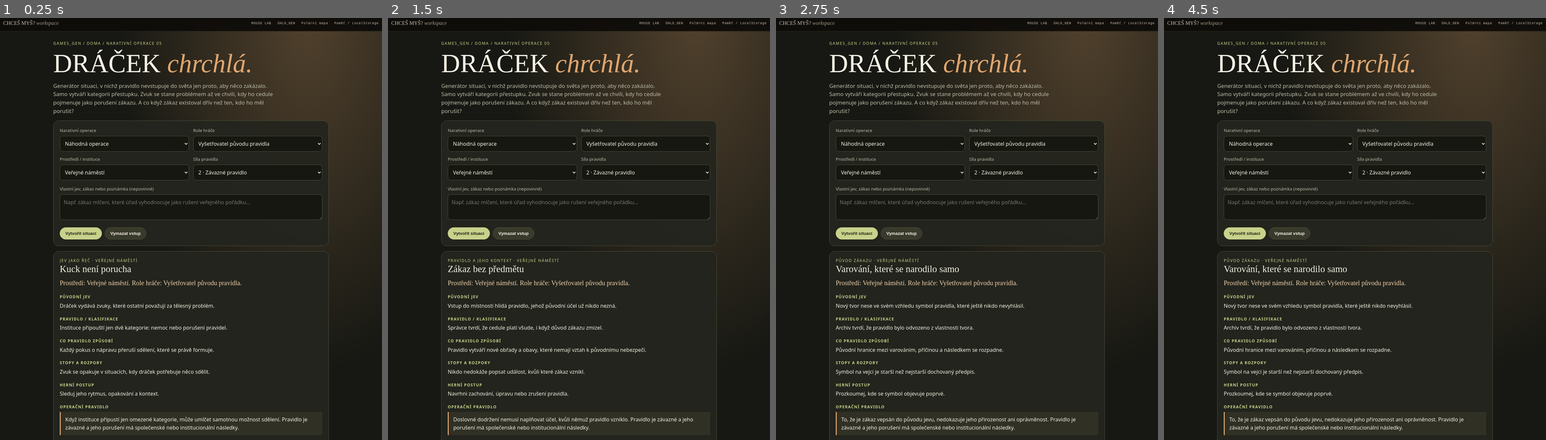
Above: before the commit, frames 1-4 (left to right).
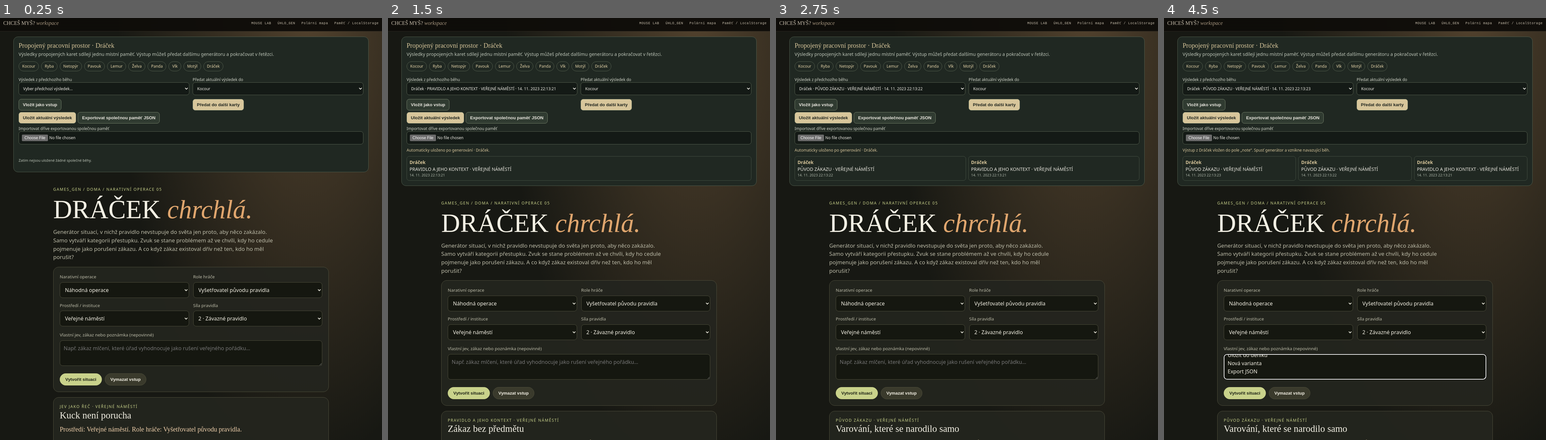
Above: after the commit, the same moments.

Repository: artmisanovak-prog/games_gen
Game: browser game, page doma/dracek/index.html
Same seed, same stepped clock (60 frames per second), same inputs: the game is played once before the commit and once after it.
Inputs (mouse positions are in pixels of both pictures, inside the frame that each line leads up to; where the layout moved, square brackets give the same spot in the first picture):
- Up to frame 1 (0.25 s): no input
- Up to frame 2 (1.5 s): click (579, 300) [579, 153] at 0.27 s; click (579, 304) [579, 157] at 1.07 s; click "Vytvořit situaci" at 1.27 s
- Up to frame 3 (2.75 s): click (913, 309) [913, 148] at 1.67 s; click (894, 119) at 1.87 s, where only the run after the commit has a clickable "Exportovat společnou paměť JS…"; click (1020, 304) [1020, 144] at 2.27 s; click "Vytvořit situaci" at 2.47 s
- Up to frame 4 (4.5 s): click (1393, 326) [1393, 165] at 2.87 s; click "Vymazat vstup" at 3.07 s; click (1290, 326) [1290, 165] at 3.47 s; click (1209, 119) at 3.67 s, where only the run after the commit has a clickable "Uložit aktuální výsledek"; click (1355, 300) [1355, 144] at 4.07 s; click (1206, 106) at 4.27 s, where only the run after the commit has a clickable "Vložit jako vstup"

The runs differ from the first frame. In frame 1, 20% of the frame differs, in the area x 3-97%, y 4-99%; in frame 2, 19%; in frame 3, 20%; in frame 4, 20%, in the area x 3-97%, y 4-100%.

Commit message:
Connect generator to shared MOUSE work memory

Diff:
--- a/doma/dracek/index.html
+++ b/doma/dracek/index.html
@@ -40,4 +40,4 @@
 function download(x,n){const a=document.createElement('a'),u=URL.createObjectURL(new Blob([JSON.stringify(x,null,2)],{type:'application/json'}));a.href=u;a.download=n;a.click();URL.revokeObjectURL(u)}
 $('make').onclick=make;$('again').onclick=make;$('clear').onclick=()=>$('note').value='';$('save').onclick=()=>{if(!cur …(411 unchanged characters)…
 </script><script src="../shared/mouse-core.js"></script><script src="../shared/nav.js"></script>
-</body></html>
+<script src="../shared/bridge.js"></script></body></html>
